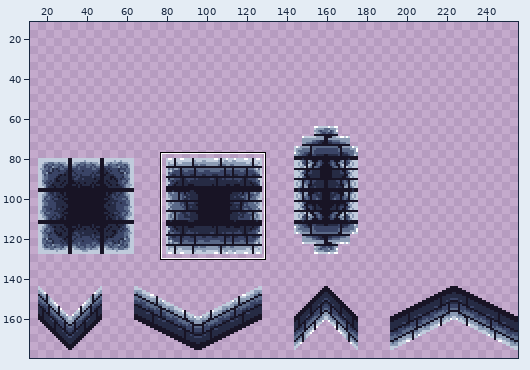
Pixel-art file, stored at art/tileset/tileset_wallsground.aseprite. The first picture is a wide view before the edit; the outline marks the close-up.
Close-up. Old version:
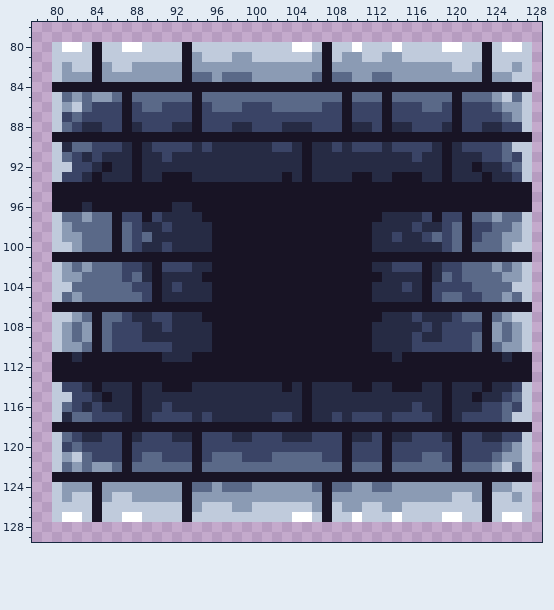
256x128 pixels, 1 frame. Shown: x 78..128, y 78..129. The old version is drawn lined up with the new one, on the new canvas. The wide view leaves out empty margins. The commit also changed other parts of the picture, which this record leaves out.
After:
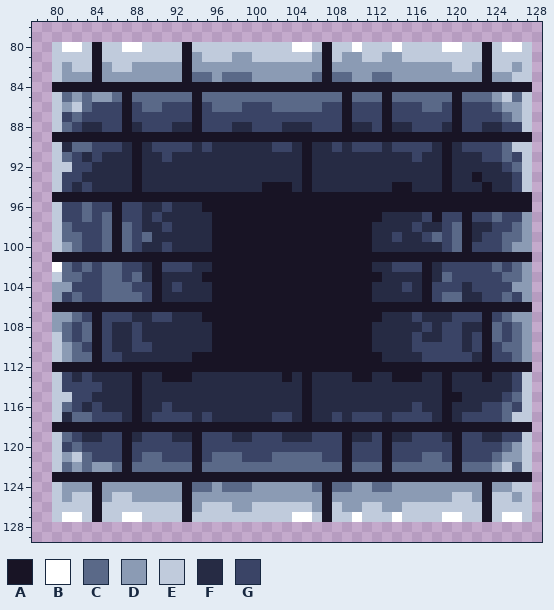
Palette (. is transparent): A #181425  B #ffffff  C #5a6988  D #8b9bb4  E #c0cbdc  F #262b44  G #3a4466
Change:
canvas 256x128 -> 256x256, the old top-left corner now at 0,64
Colour F becomes colour A in row 93 at x 122; in row 115 at x 120.
Colour E becomes colour B in row 102 at x 80.
Colour A becomes colour C in row 111 at x 83 and 126.
Colour D becomes colour C in row 97 at x 83 and 124; in row 98 at x 81 and 126; in row 99 at x 81 to 82 and 125 to 126; in row 100 at x 82 and 125; in row 102 at x 81, 83, 124 and 126; in row 103 at x 81 to 82 and 125 to 126.
Colour D becomes colour C in row 105 at x 82 and 125; in row 107 at x 82 and 125; in rows 108 to 109 at x 81, 83, 124 and 126; in row 110 at x 82 and 125 to 126.
Colour F becomes colour C in row 96 at x 83; in row 111 at x 82.
Colour A becomes colour D in row 111 at x 81 and 127.
Colour E becomes colour D in rows 97 to 99 at x 127; in row 100 at x 81 and 126 to 127; in rows 102 to 103 at x 127; in row 104 at x 80 to 81 and 126 to 127; in row 105 at x 80 and 127; in row 107 at x 80 to 81 and 126 to 127.
Colour E becomes colour D in row 108 at x 80 and 127; in rows 109 to 110 at x 127.
Colour A becomes colour E in row 94 at x 80 and 127; in row 96 at x 80; in row 111 at x 80; in row 113 at x 80 and 127.
Colour A becomes colour F in row 92 at x 85 and 122; in row 93 at x 84, 91 to 93, 103, 110 to 111, 114 to 116 and 123; in row 94 at x 82, 84 to 87, 89 to 100, 104, 106 to 113, 116 to 118, 120 to 122 and 124 to 125; in row 96 at x 89 to 90 and 94; in row 97 at x 89 and 95; in row 111 at x 87 to 90, 113, 115 to 116 and 122.
Colour A becomes colour F in row 113 at x 82, 84 to 87, 89 to 90, 94 to 102, 104, 106 to 109, 112 to 113, 117 to 118, 120 to 122 and 124 to 125; in row 114 at x 91 to 93, 103, 110 to 111, 114 to 116 and 123; in row 115 at x 85 and 122.
Colour G becomes colour F in row 98 at x 122 to 123; in row 99 at x 122; in row 104 at x 121; in row 105 at x 121 to 122; in row 108 at x 86 to 87, 91 and 121 to 122; in row 109 at x 86 to 87 and 121.
Colour G becomes colour F in row 110 at x 86 to 87, 90 to 91 and 121.
Colour A becomes colour G in row 94 at x 81, 83 and 126; in row 96 at x 81 to 82, 84 to 85, 87 to 88 and 91; in row 111 at x 85 to 86, 117 to 121 and 124; in row 113 at x 81, 83 and 126; in row 114 at x 84.
Colour C becomes colour G in row 97 at x 81 to 82, 84, 122 to 123 and 125 to 126; in row 98 at x 82 to 84 and 124 to 125; in row 99 at x 83 to 84 and 123 to 124; in row 100 at x 83 to 84 and 122 to 124; in row 102 at x 82, 84, 121 to 123 and 125; in row 103 at x 83 to 84 and 121 to 124.
Colour C becomes colour G in row 104 at x 82 to 84 and 122 to 125; in row 105 at x 81, 83 to 84, 123 to 124 and 126; in row 107 at x 83, 85 to 86, 121 to 122 and 124; in row 108 at x 82, 85 and 125; in row 109 at x 82, 85, 122 and 125; in row 110 at x 83, 85, 122 and 124.
Colour F becomes colour G in row 111 at x 125; in row 114 at x 83.
Pixel boxes of the changes (left, top, right, bottom) in both close-ups:
changed: (52, 162, 532, 402)
